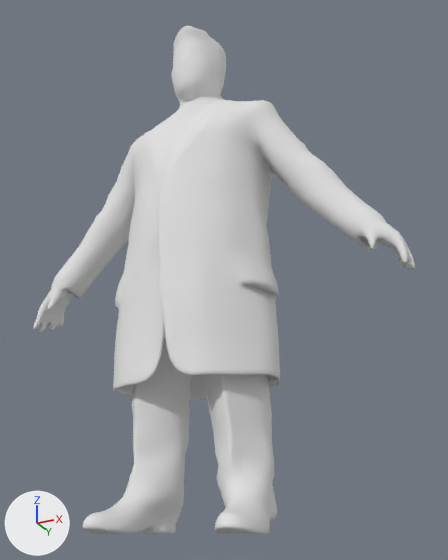
Renders of the glTF model public/models/donald-trump-bd0dc9dd.glb from each side of a commit.
Before and after are seen from a camera (50 mm lens) standing at (1.061, -1.872, -0.99) and looking at (0.081, 0.089, -0.108). Lighting does not change. The marker at lower left points along +X, +Y and +Z. Where no turn or scale is listed for an object, it has been applied to the vertices.
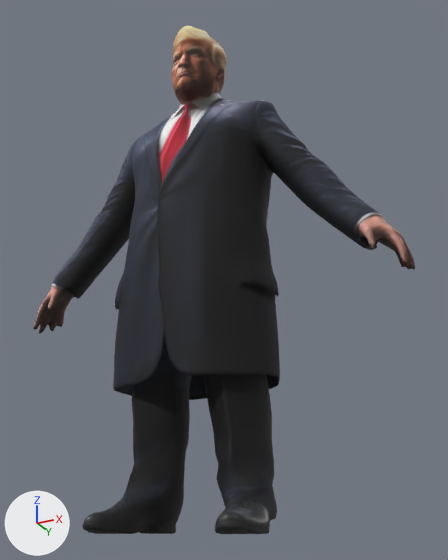
Where the change shows, as pixel boxes [x1, y1, x2, y2] in the pictures (448 x 560 px):
```json
{"object": "Mesh_0", "change": "surface changed", "before": [33, 26, 415, 534], "after": [33, 26, 415, 534], "on screen": "white to black"}
```

Edits to the scene script, one JSON object a line:
```json
{"op": "add", "block": "img_image_0", "code": ["img_image_0 = load_image('Image_0', '_unpacked/Image_0', 2048, 2048, 'sRGB')"]}
{"op": "remove", "block": "mat_material_0_001", "code": "mat_material_0_001.base_color = (0.8, 0.8, 0.8)  # white #e7e7e7"}
{"op": "add", "block": "mat_material_0_001", "code": "mat_material_0_001.texture = img_image_0"}
```
